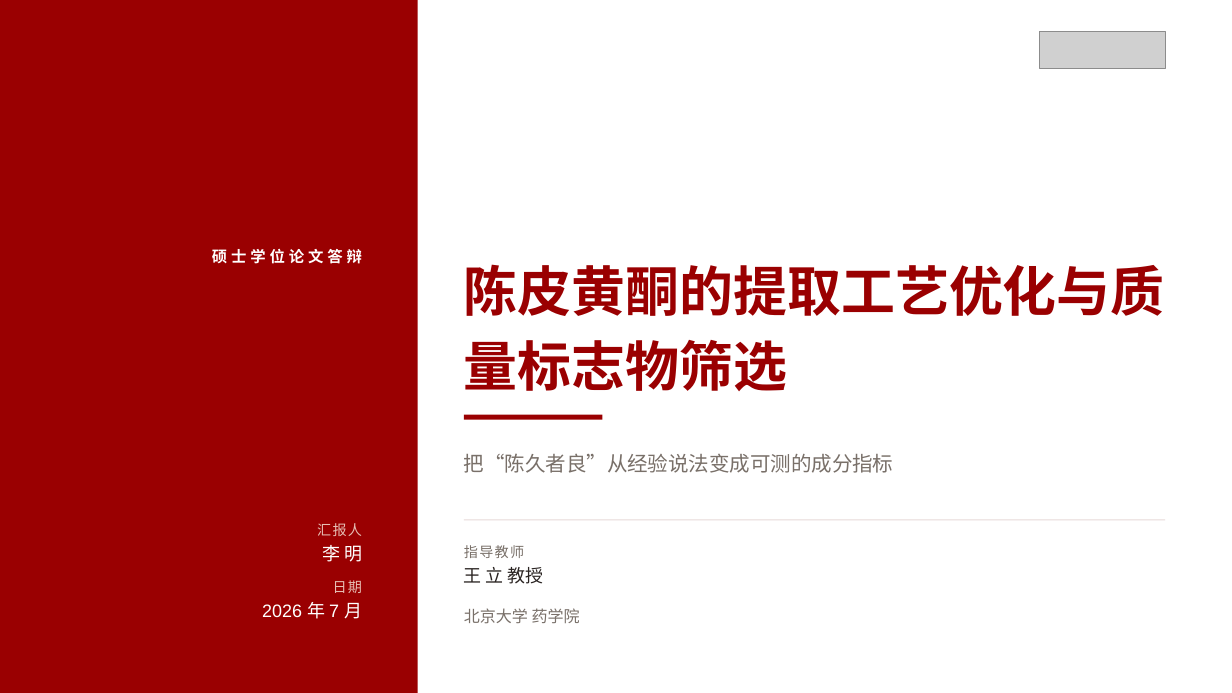
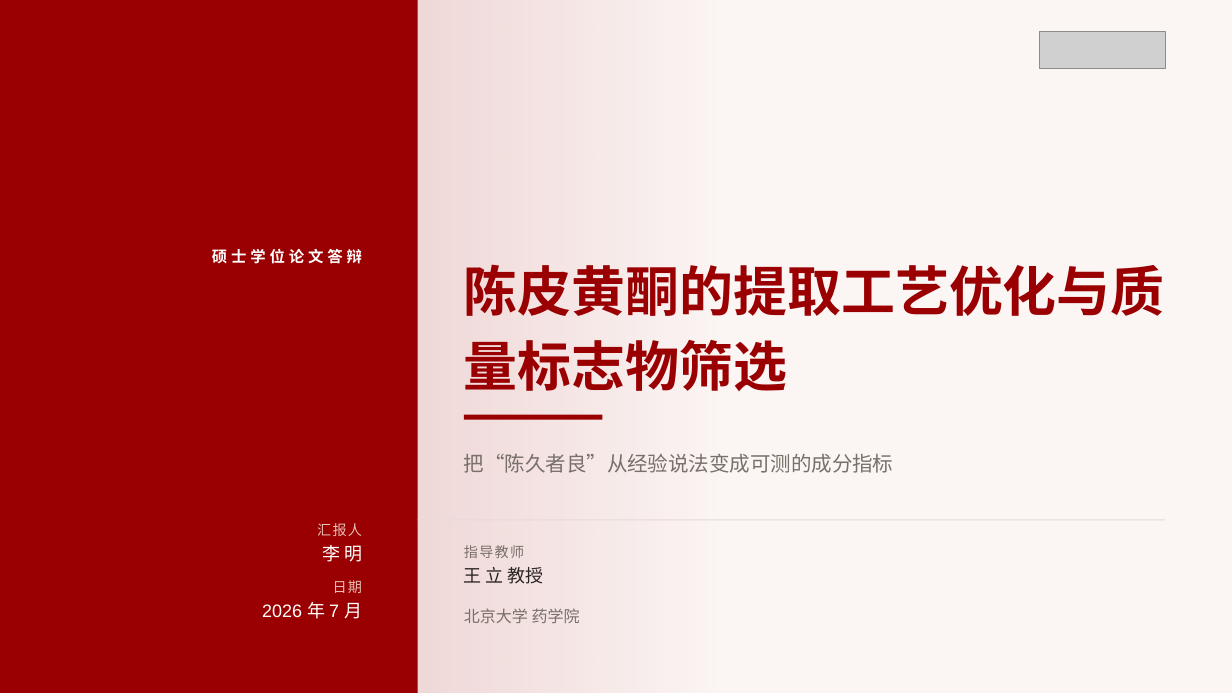
Before and after one commit to qingguang0309/academic-skills, a slide deck: slide 1 of examples/tcm-flavonoid-slides/tcm_defense.pptx. Drawn at 1232x693 pixels with LibreOffice and Linux fonts; fonts in the diff are those of the drawing; grey boxes stand for pictures. Boxes give left, top, right and bottom in pixels: in the first picture for what was removed or moved away, otherwise in the second. Text is boxed around its words. In the diff, an @@ line names an element or a change of style, - is before the commit and + after.

```diff
--- a/examples/tcm-flavonoid-slides/tcm_defense.pptx
+++ b/examples/tcm-flavonoid-slides/tcm_defense.pptx
@@ background #FFFFFF to #FBF5F4 @@
@@ rectangle added at [416, 0, 732, 693], fill gradient #9A0001 @@
@@ rectangle: place and size @@
-rectangle at [464, 519, 1165, 520]
+rectangle at [418, 519, 1165, 520]
```
Also in this commit, not shown: 3 other slides changed, 30 other files.
